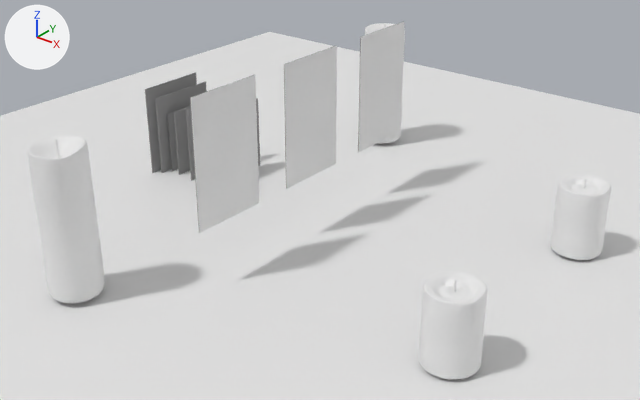
The Blender file 3D Mod Current/04-Shots/FullAni.blend as it was, and as the next commit left it.
The view is the same before and after, from a 50 mm lens placed at (6.56, -8.03, 3.88), pointed at (0.26, -0.15, -1.01). Lighting does not change. The marker at upper left points along +X, +Y and +Z.

Objects in the first picture: 'Candle', 'Candle.002', 'Candle.003', 'Card', 'Card.001', 'Card.003', 'Card.004', 'Card.005', 'Chariot', 'Death', 'Fool', 'Plane'.
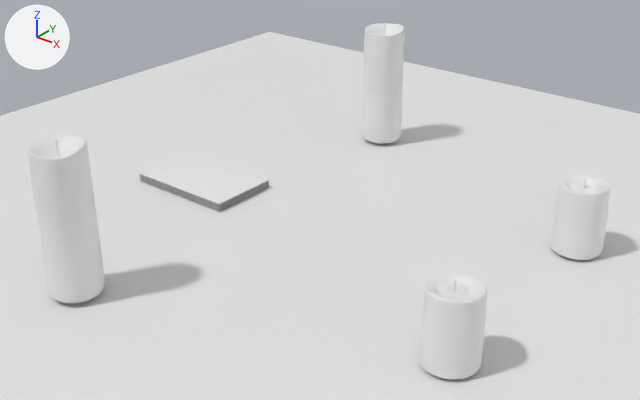
What changed in the scene script:
```text
Change ob_card_005:
    ob_card_005.location: (-2.244, 0.476, -1.221) -> (-2.0, 0.0, -1.449)
    ob_card_005.rotation_euler: (0.0, 0.0, 0.0) -> (0.0, 1.571, 3.142)  # degrees (0, 0, 0) -> degrees (0, 90, 180)
Change ob_card_004:
    ob_card_004.location: (-2.711, 0.535, -1.395) -> (-2.0, 0.0, -1.491)
    ob_card_004.rotation_euler: (0.0, 0.0, 0.0) -> (0.0, 1.571, 3.142)  # degrees (0, 0, 0) -> degrees (0, 90, 180)
Change ob_card_003:
    ob_card_003.location: (-2.892, 0.31, -1.0) -> (-2.0, 0.0, -1.42)
    ob_card_003.rotation_euler: (0.0, 0.0, 0.0) -> (0.0, 1.571, 3.142)  # degrees (0, 0, 0) -> degrees (0, 90, 180)
Change ob_card_002:
    ob_card_002.location: (-1.837, 0.513, -1.232) -> (-2.0, 0.0, -1.477)
    ob_card_002.rotation_euler: (0.0, 0.0, 0.0) -> (0.0, 1.571, 3.142)  # degrees (0, 0, 0) -> degrees (0, 90, 180)
Change ob_card_001:
    ob_card_001.location: (-2.537, 0.511, -1.325) -> (-2.0, 0.0, -1.384)
    ob_card_001.rotation_euler: (0.0, 0.0, 0.0) -> (0.0, 1.571, 3.142)  # degrees (0, 0, 0) -> degrees (0, 90, 180)
Change ob_card:
    ob_card.location: (-2.78, 0.393, -1.139) -> (-2.0, 0.0, -1.397)
    ob_card.rotation_euler: (0.0, 0.0, 0.0) -> (0.0, 1.571, 3.142)  # degrees (0, 0, 0) -> degrees (0, 90, 180)
Change ob_candle_003:
    ob_candle_003.rotation_euler: (0.0, 0.0, 0.0) -> (0.0, 0.0, -2.538)  # degrees (0, 0, 0) -> degrees (0, 0, -145)
Change ob_candle_002:
    ob_candle_002.rotation_euler: (0.0, 0.0, 0.0) -> (0.0, 0.0, -1.216)  # degrees (0, 0, 0) -> degrees (0, 0, -70)
Change ob_death:
    ob_death.location: (0.0, 0.0, 0.0) -> (-2.0, 0.0, -1.408)
    ob_death.rotation_euler: (0.0, 0.0, 3.142) -> (0.0, 1.571, 3.142)  # degrees (0, 0, 180) -> degrees (0, 90, 180)
Change ob_fool:
    ob_fool.location: (0.0, -1.5, 0.0) -> (-2.0, 0.0, -1.434)
    ob_fool.rotation_euler: (0.0, 0.0, 3.142) -> (0.0, 1.571, 3.142)  # degrees (0, 0, 180) -> degrees (0, 90, 180)
Change ob_chariot:
    ob_chariot.location: (0.0, 1.5, 0.0) -> (-2.0, 0.0, -1.464)
    ob_chariot.rotation_euler: (0.0, 0.0, 3.142) -> (0.0, 1.571, 3.142)  # degrees (0, 0, 180) -> degrees (0, 90, 180)
```

Changed parts and their boxes (x1, y1, x2, y2) in the pictures (640 x 400 px):
'Fool', moved, turned: before (190, 75, 260, 233); after (140, 177, 269, 208)
'Candle.003', turned: before (418, 271, 487, 379); after (418, 272, 488, 379)
'Death', moved, turned: before (284, 45, 337, 189); after (140, 175, 268, 206)
'Chariot', moved, turned: before (358, 21, 404, 152); after (140, 179, 269, 210)
'Candle.002', turned: (550, 174, 611, 260) in both
'Card.001', moved, turned: before (174, 107, 191, 175); after (140, 153, 269, 205)
'Card', moved, turned: before (155, 81, 207, 173); after (141, 175, 269, 206)
'Card.003', moved, turned: before (145, 72, 197, 173); after (140, 176, 269, 207)
'Card.004', moved, turned: before (167, 106, 190, 171); after (141, 181, 269, 212)
'Card.005', moved, turned: before (186, 109, 195, 181); after (140, 178, 269, 209)
'Card.002', moved, turned: before (256, 98, 260, 166); after (141, 180, 269, 211)
'Candle.001', unchanged, uncovered by the edit: before (365, 23, 405, 144); after (362, 23, 405, 144)
